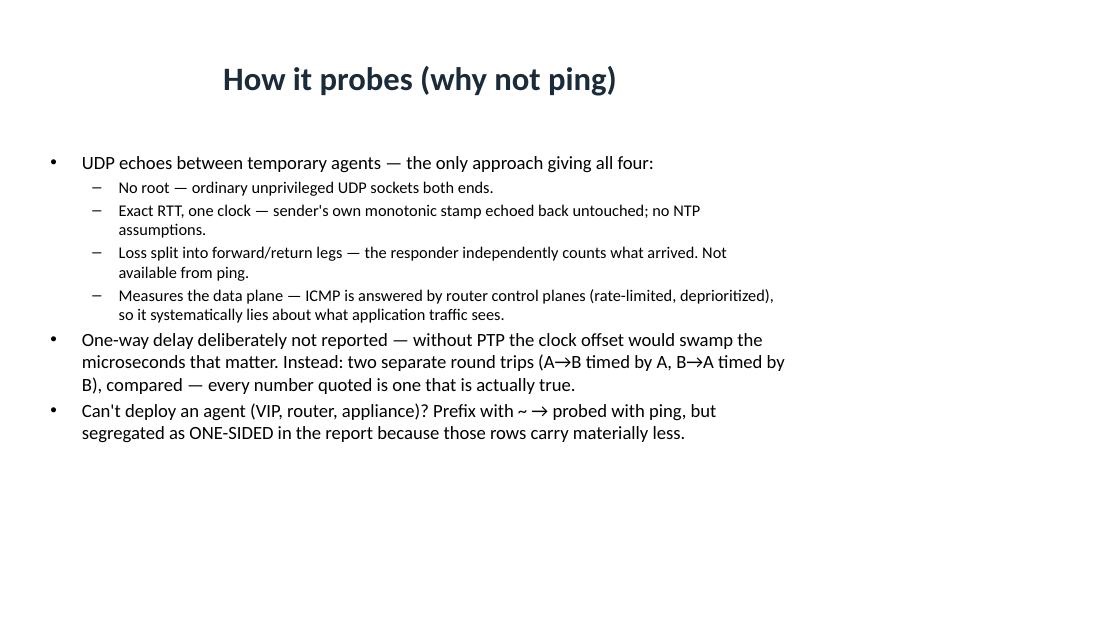
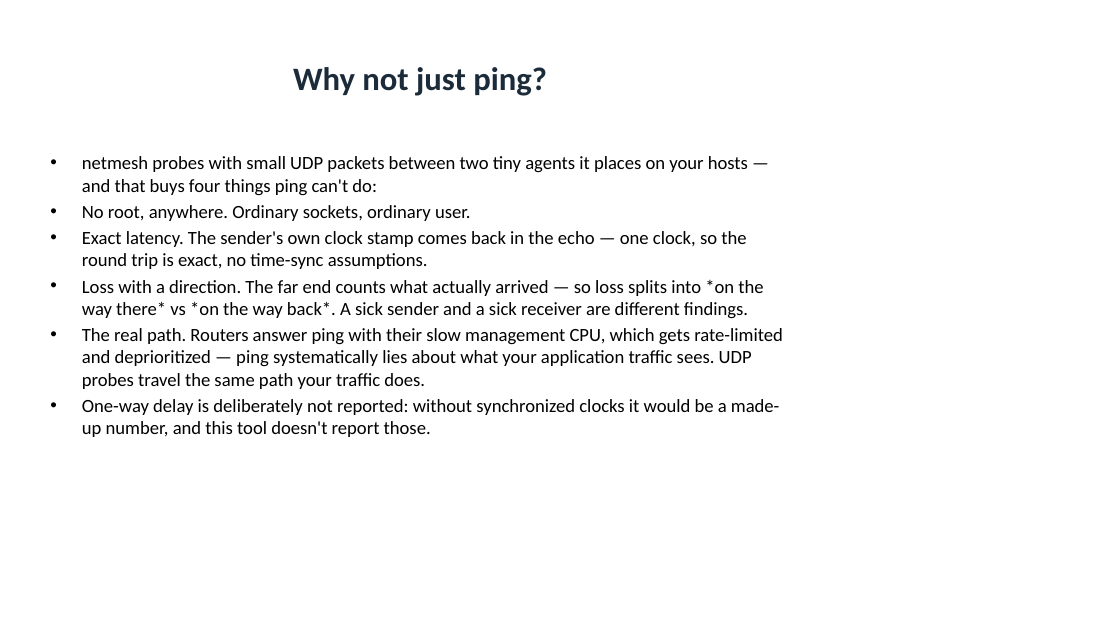
Before and after one commit to MartinGallagher-code/presentations, a slide deck: slide 29 of network-testing/network_testing.pptx (slide 26 before the commit). Drawn at 1120x630 pixels with LibreOffice and Linux fonts; fonts in the diff are those of the drawing. Boxes give left, top, right and bottom in pixels: in the first picture for what was removed or moved away, otherwise in the second. Text is boxed around its words. In the diff, an @@ line names an element or a change of style, - is before the commit and + after.

```diff
--- a/network-testing/network_testing.pptx
+++ b/network-testing/network_testing.pptx
@@ title at box(293, 67, 547, 96): text changed @@
-How it probes (why not ping)
+Why not just ping?
@@ text at box(82, 156, 783, 437): text changed @@
-• UDP echoes between temporary agents — the only approach giving all four:
-  – No root — ordinary unprivileged UDP sockets both ends.
-  – Exact RTT, one clock — sender's own monotonic stamp echoed back untouched; no NTP assumptions.
-  – Loss split into forward/return legs — the responder independently counts what arrived. Not available from ping.
-  – Measures the data plane — ICMP is answered by router control planes (rate-limited, deprioritized), so it systematically lies about what application traffic sees.
-• One-way delay deliberately not reported — without PTP the clock offset would swamp the microseconds that matter. Instead: two separate round trips (A→B timed by A, B→A timed by B), compared — every number quoted is one that is actually true.
-• Can't deploy an agent (VIP, router, appliance)? Prefix with ~ → probed with ping, but segregated as ONE-SIDED in the report because those rows carry materially less.
+• netmesh probes with small UDP packets between two tiny agents it places on your hosts — and that buys four things ping can't do:
+• No root, anywhere. Ordinary sockets, ordinary user.
+• Exact latency. The sender's own clock stamp comes back in the echo — one clock, so the round trip is exact, no time-sync assumptions.
+• Loss with a direction. The far end counts what actually arrived — so loss splits into *on the way there* vs *on the way back*. A sick sender and a sick receiver are different findings.
+• The real path. Routers answer ping with their slow management CPU, which gets rate-limited and deprioritized — ping systematically lies about what your application traffic sees. UDP probes travel the same path your traffic does.
+• One-way delay is deliberately not reported: without synchronized clocks it would be a made-up number, and this tool doesn't report those.
```
Also in this commit, not shown: 10 other slides changed, 17 slides added, 13 slides removed, 2 other files.
